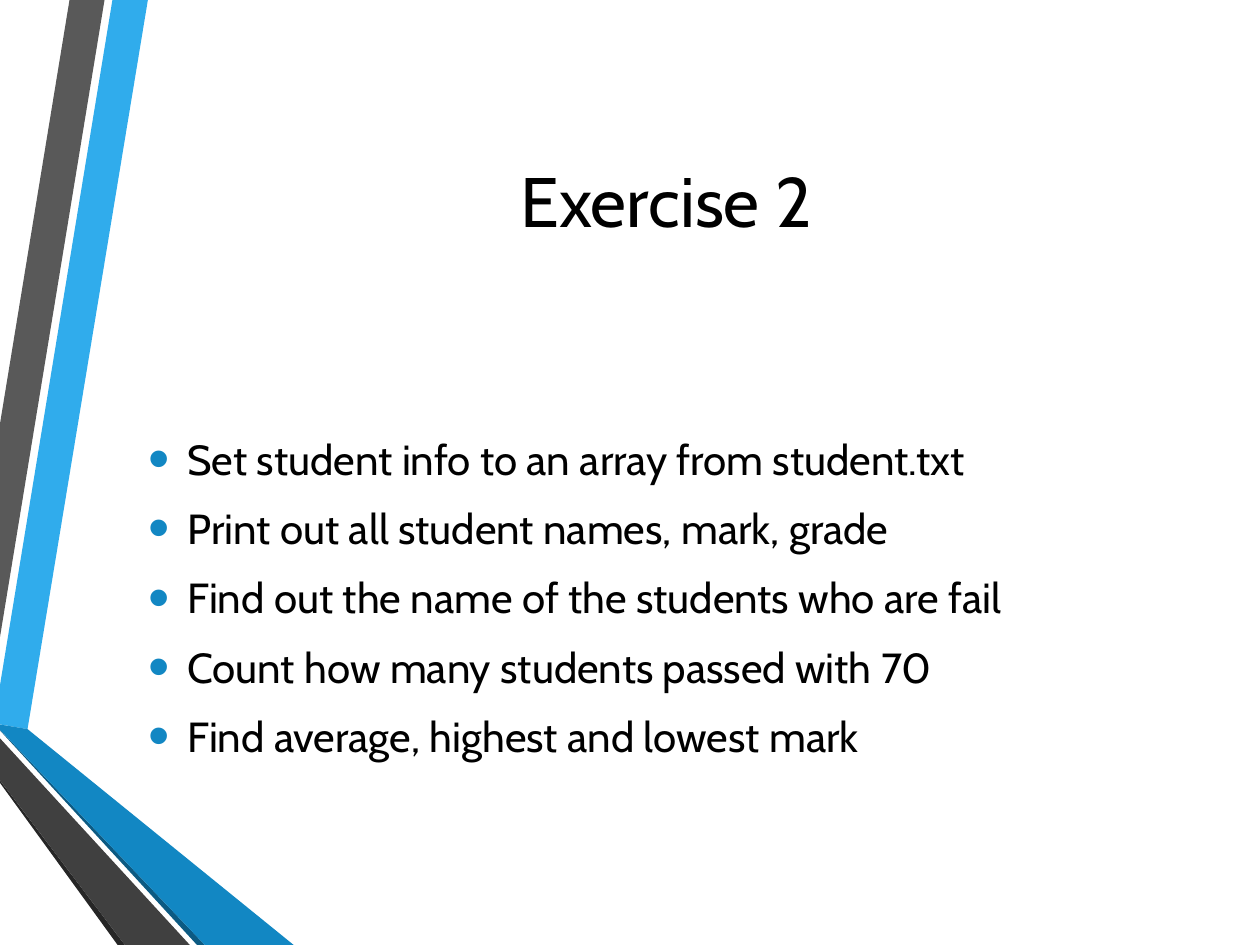
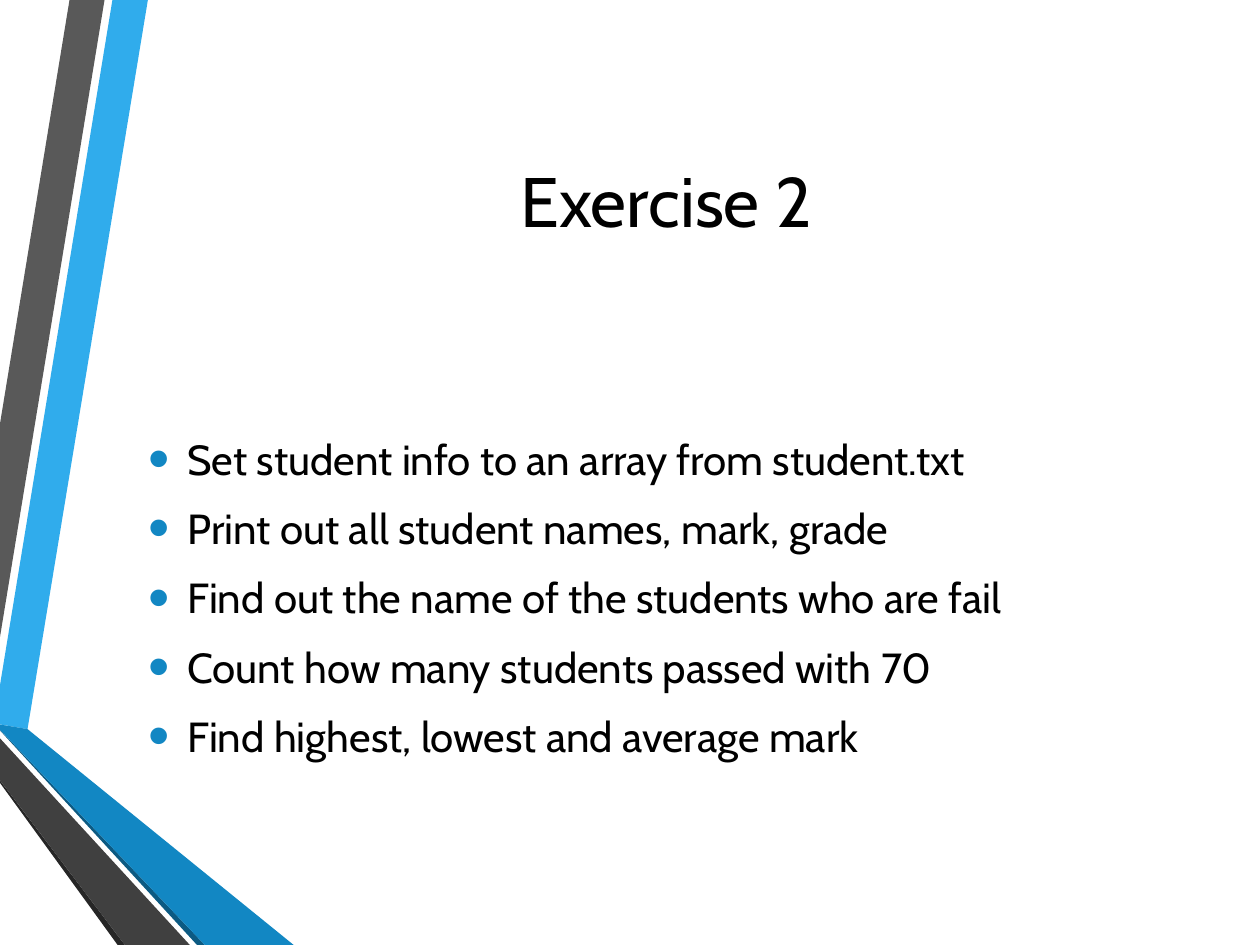
Before and after one commit to hatted/fevaworks-php, a slide deck: slide 3 of php-fw3/lesson3.pptx. Drawn at 1260x945 pixels with LibreOffice and Linux fonts; fonts in the diff are those of the drawing; background and template pictures are left out. Boxes give left, top, right and bottom in pixels: in the first picture for what was removed or moved away, otherwise in the second. Text is boxed around its words. In the diff, an @@ line names an element or a change of style, - is before the commit and + after.

```diff
--- a/php-fw3/lesson3.pptx
+++ b/php-fw3/lesson3.pptx
@@ text at (x1=187, y1=720, x2=858, y2=762): text changed @@
-• Find average, highest and lowest mark
+• Find highest, lowest and average mark
```
Also in this commit, not shown: 1 other slide changed, 7 other files.
